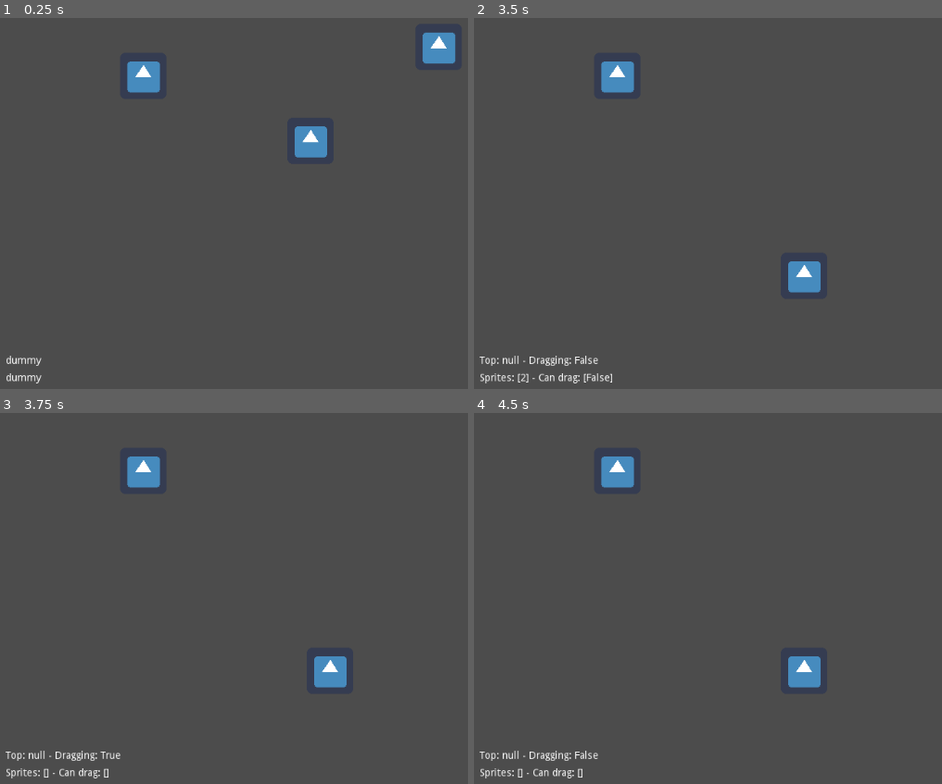
Above: before the commit, frames 1-4 (two rows, left to right).
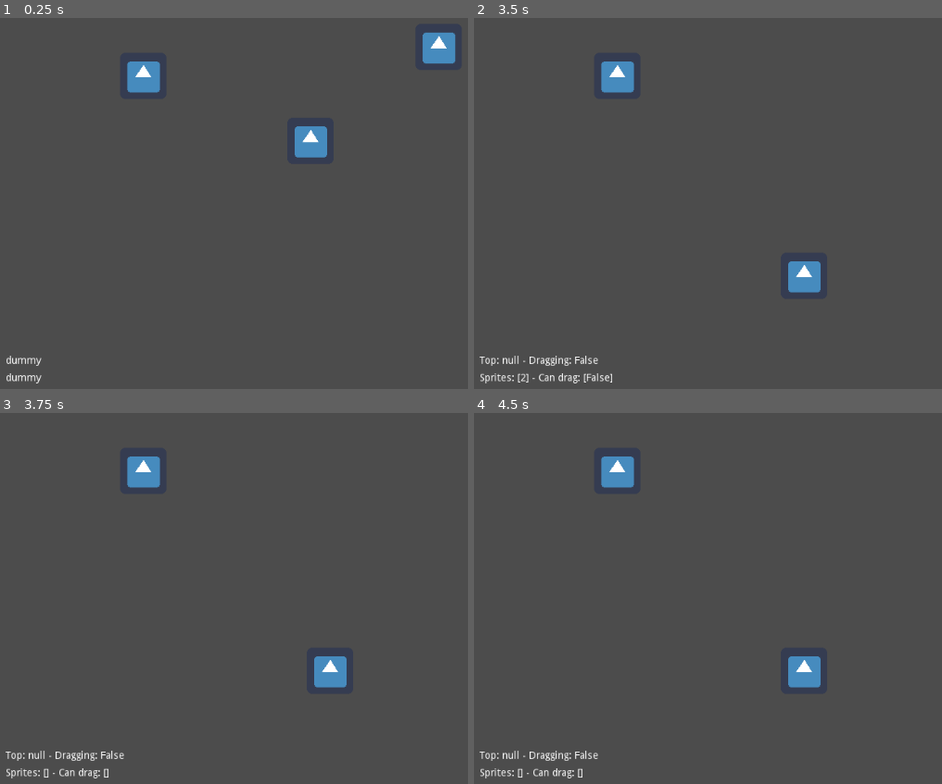
Above: after the commit, the same moments.

Repository: JCAguilera/better-drag-and-drop-sprite
Game: Godot game, scene res://World.tscn
Same seed, same stepped clock (60 frames per second), same inputs: the game is played once before the commit and once after it. The engine's default icon, where the game draws it, is replaced by a stand-in: a white triangle on a blue panel in a dark square.
Inputs (mouse positions are in pixels of both pictures, inside the frame that each line leads up to):
- Up to frame 1 (0.25 s): no input
- Up to frame 2 (3.5 s): tap Enter at 0.5, 2 s; move the mouse to (782, 140) at 0.52 s; press the mouse at (782, 140) at 0.53 s; tap Space at 1.25, 2.75 s; move the mouse to (619, 77) at 1.27 s; release the mouse at (619, 77) at 1.28 s; click (619, 77) at 1.35 s; move the mouse to (913, 47) at 2.02 s; press the mouse at (913, 47) at 2.03 s; move the mouse to (801, 273) at 2.77 s; release the mouse at (801, 273) at 2.78 s; click (801, 273) at 2.85 s
- Up to frame 3 (3.75 s): tap Enter at 3.5 s; move the mouse to (outside the picture) at 3.52 s; press the mouse at (outside the picture) at 3.53 s
- Up to frame 4 (4.5 s): tap Space at 4.25 s; move the mouse to (619, 520) at 4.27 s; release the mouse at (619, 520) at 4.28 s; click (619, 520) at 4.35 s

Frames 1-2 are identical in both runs. In frame 3, less than 0.1% of the frame differs, in the area x 21-27%, y 91-94%; in frame 4, nothing differs.

Commit message:
Main: remove top_set

Diff:
--- a/Main.gd
+++ b/Main.gd
@@ -6,25 +6,21 @@
 var sprites = []
 var top_sprite = null
 var dragging = false
-var top_set = false
 
 onready var status = $Status
 onready var spriteList = $SpriteList
 
 func _input(event):
 	if Input.is_action_just_pressed("left_click"): #When we click
-		if not top_set: #If there's no top we set one
-			top_sprite = _top_sprite() #Get the sprite on top (largest z_index)
-			if not top_sprite == null: #If there's a sprite
-				top_sprite.can_drag = true #We set can_drag to true
-			top_set = true
-		dragging = true #We are dragging now
+		top_sprite = _top_sprite() #Get the sprite on top (largest z_index)
+		if top_sprite: #If there's a sprite
+			top_sprite.can_drag = true #We set can_drag to true
+			dragging = true #We are dragging now
 
 	if Input.is_action_just_released("left_click"): #When we release
 		if top_sprite:
 			top_sprite.can_drag = false #Set can_drag to false
-		top_sprite = null #Top sprite to null
-		top_set = false
+			top_sprite = null #Top sprite to null
 		dragging = false
 
 	_print_status()
